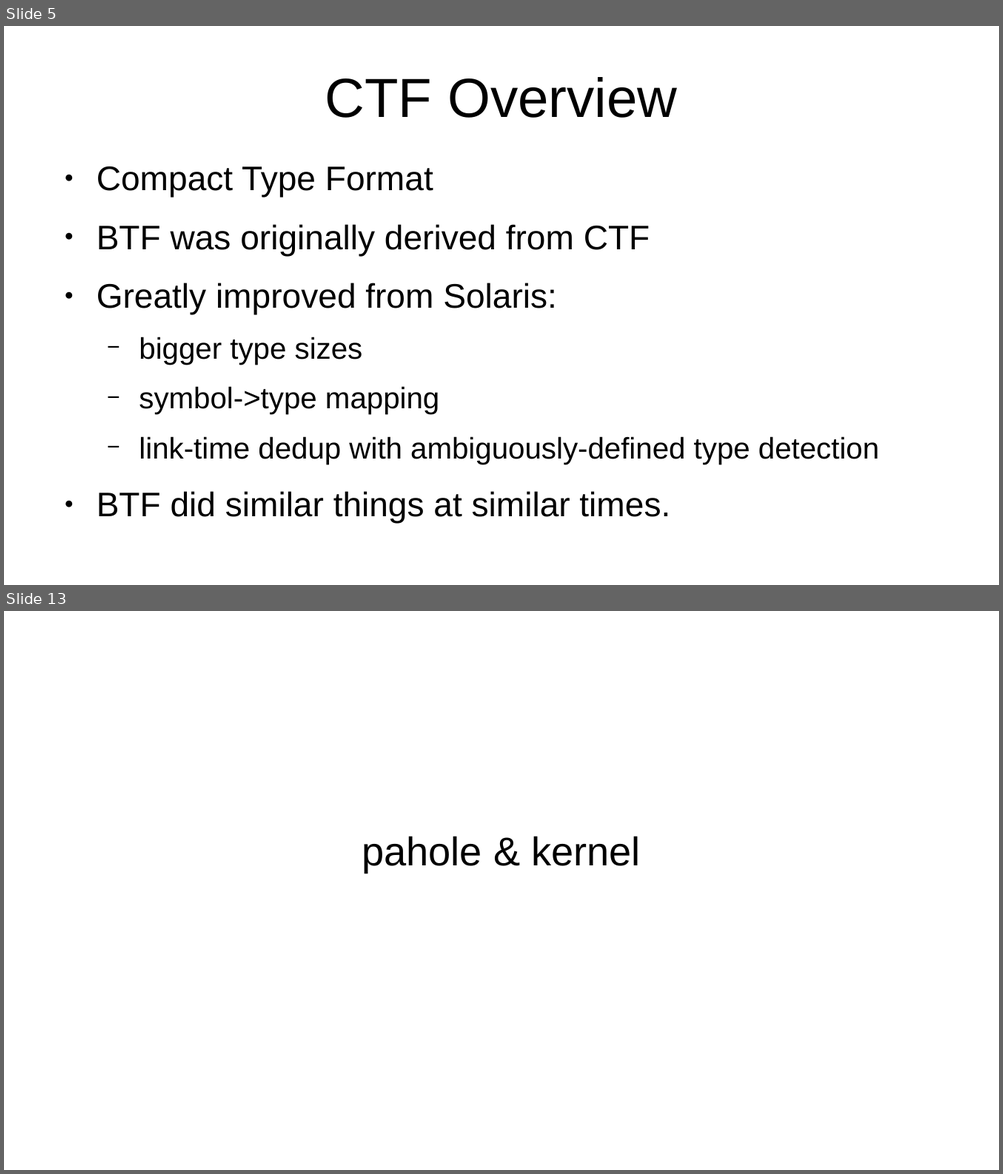
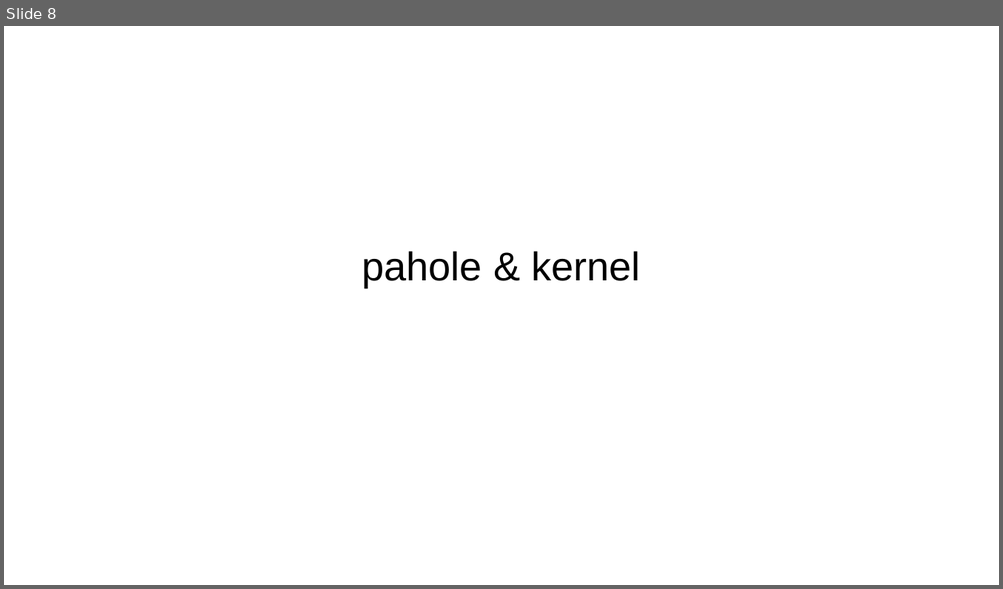
Before and after one commit to peter-shoes/lsfmm_slides, a slide deck: ctf_lsfmm.odp. Shown one above the other, each under a label of ours: slides 5 and 13 before the commit, slide 8 after it; the slides between them are not shown. The pictures are 1003x1174 and 1003x589 pixels, drawn with LibreOffice and Linux fonts; fonts in the diff are those of the drawing. Boxes give left, top, right and bottom in pixels: in the first picture for what was removed or moved away, otherwise in the second. Text is boxed around its words. In the diff, an @@ line names an element or a change of style, - is before the commit and + after.

```diff
--- a/ctf_lsfmm.odp
+++ b/ctf_lsfmm.odp
@@ slide 5 removed at (x1=4, y1=26, x2=999, y2=585), background #FFFFFF @@
@@ title removed at (x1=325, y1=77, x2=677, y2=118) @@
-CTF Overview
@@ text removed at (x1=96, y1=167, x2=879, y2=523) @@
-● Compact Type Format
-● BTF was originally derived from CTF
-● Greatly improved from Solaris:
-  − bigger type sizes
-  − symbol->type mapping
-  − link-time dedup with ambiguously-defined type detection
-● BTF did similar things at similar times.
@@ what was slide 13 is now slide 8 @@
```
Also in this commit, not shown: 6 slides changed, 5 other slides removed.
